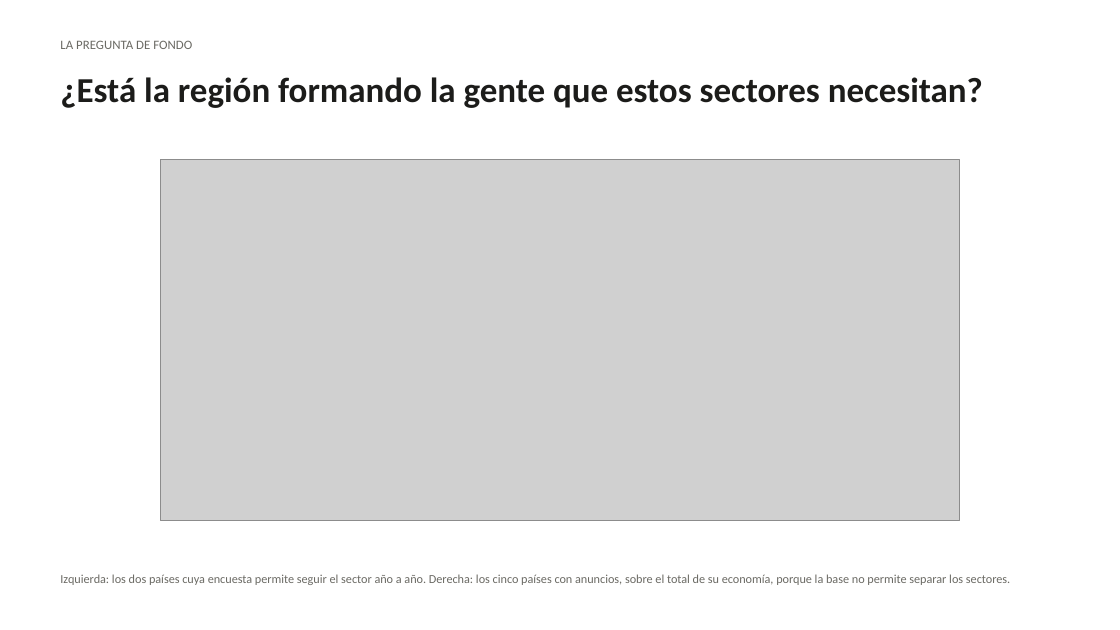
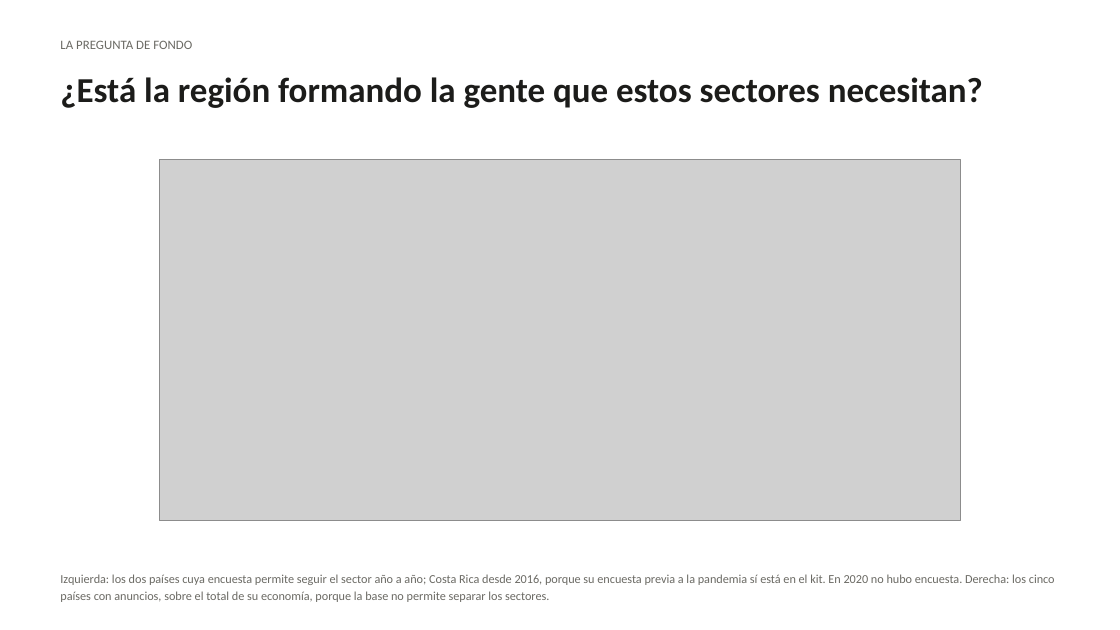
Before and after one commit to etorresram/CID-Technical-Note, a slide deck: slide 15 of Presentacion_CID_IA_Sectores.pptx. Drawn at 1120x630 pixels with LibreOffice and Linux fonts; fonts in the diff are those of the drawing; grey boxes stand for pictures. Boxes give left, top, right and bottom in pixels: in the first picture for what was removed or moved away, otherwise in the second. Text is boxed around its words. In the diff, an @@ line names an element or a change of style, - is before the commit and + after.

Commit message:
Costa Rica desde 2016: la serie cubre el quiebre exportador de 2019

```diff
--- a/Presentacion_CID_IA_Sectores.pptx
+++ b/Presentacion_CID_IA_Sectores.pptx
@@ text at <box>60,574,1055,602</box>: text changed @@
-Izquierda: los dos países cuya encuesta permite seguir el sector año a año. Derecha: los cinco países con anuncios, sobre el total de su economía, porque la base no permite separar los sectores.
+Izquierda: los dos países cuya encuesta permite seguir el sector año a año; Costa Rica desde 2016, porque su encuesta previa a la pandemia sí está en el kit. En 2020 no hubo encuesta. Derecha: los cinco países con anuncios, sobre el total de su economía, porque la base no permite separar los sectores.
```
Also in this commit, not shown: 3 other slides changed, 3 other files.
